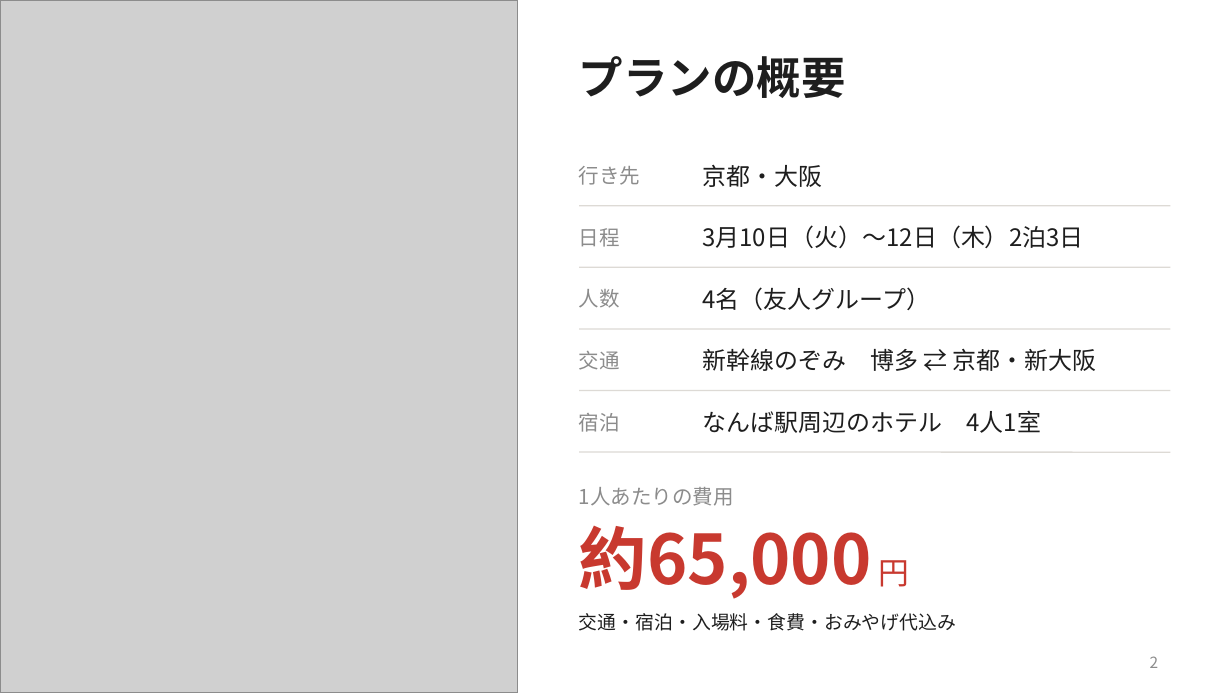
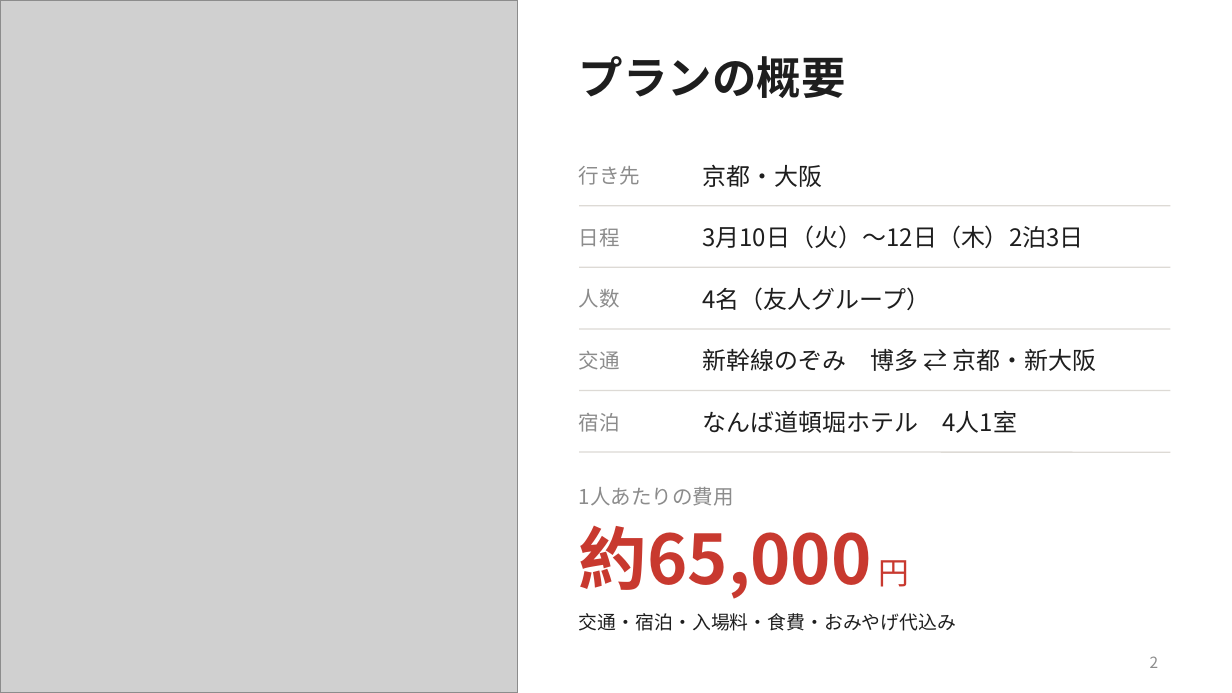
Before and after one commit to devnull0316/devnull-studio, a slide deck: slide 2 of 卒業旅行課題/卒業旅行プラン.pptx. Drawn at 1232x693 pixels with LibreOffice and Linux fonts; fonts in the diff are those of the drawing; grey boxes stand for pictures. Boxes give left, top, right and bottom in pixels: in the first picture for what was removed or moved away, otherwise in the second. Text is boxed around its words. In the diff, an @@ line names an element or a change of style, - is before the commit and + after.

```diff
--- a/卒業旅行課題/卒業旅行プラン.pptx
+++ b/卒業旅行課題/卒業旅行プラン.pptx
@@ text at bbox=[702, 411, 1017, 433]: text changed @@
-なんば駅周辺のホテル 4人1室
+なんば道頓堀ホテル 4人1室
```
Also in this commit, not shown: 1 other slide changed, 3 other files.
